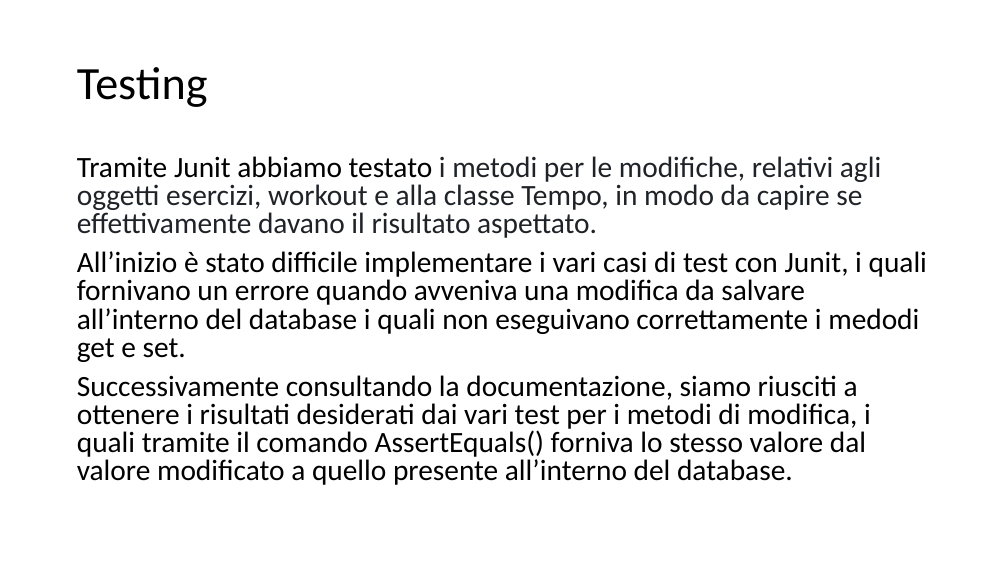
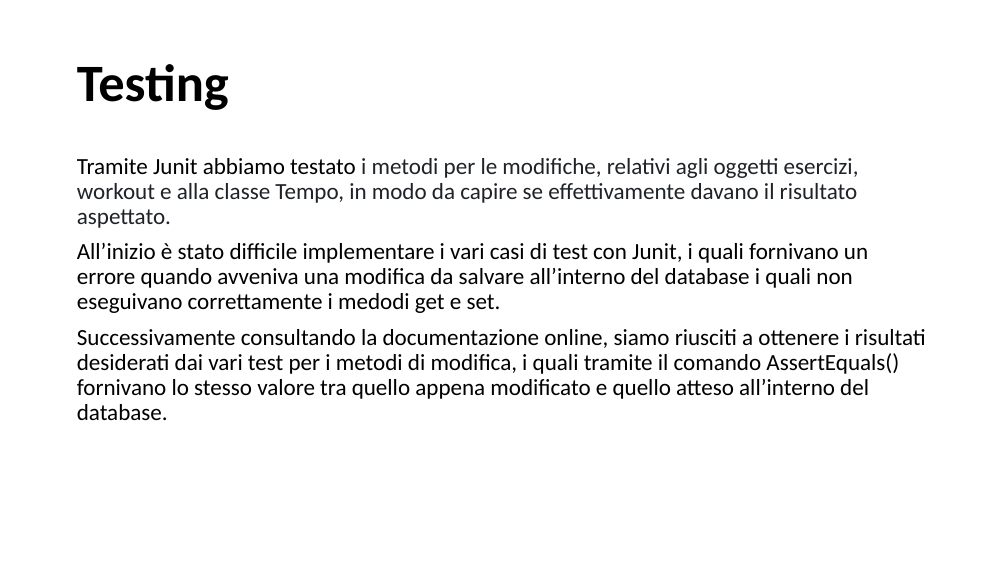
Before and after one commit to rberto4/fitnessapp_ingsw, a slide deck: slide 19 of docs/FITNESS APP (1).pptx. Drawn at 1008x567 pixels with LibreOffice and Linux fonts; fonts in the diff are those of the drawing. Boxes give left, top, right and bottom in pixels: in the first picture for what was removed or moved away, otherwise in the second. Text is boxed around its words. In the diff, an @@ line names an element or a change of style, - is before the commit and + after.

```diff
--- a/docs/FITNESS APP (1).pptx
+++ b/docs/FITNESS APP (1).pptx
@@ title "Testing" at <box>77,64,229,110</box>: size 44 to 50 pt, bold on @@
@@ text at <box>77,158,868,313</box>: size 28 to 22 pt in "Tramite Junit abbiamo testato i metodi per ...", "All’inizio è stato difficile implementare i vari ..."; line spacing 0.8 to 0.9 @@
@@ text at <box>77,329,926,420</box>: text changed; size 28 to 22 pt @@
-Successivamente consultando la documentazione, siamo riusciti a ottenere i risultati desiderati dai vari test per i metodi di modifica, i quali tramite il comando AssertEquals() forniva lo stesso valore dal valore modificato a quello presente all’interno del database.
+Successivamente consultando la documentazione online, siamo riusciti a ottenere i risultati desiderati dai vari test per i metodi di modifica, i quali tramite il comando AssertEquals() fornivano lo stesso valore tra quello appena modificato e quello atteso all’interno del database.
```
Also in this commit, not shown: 17 other slides changed.
